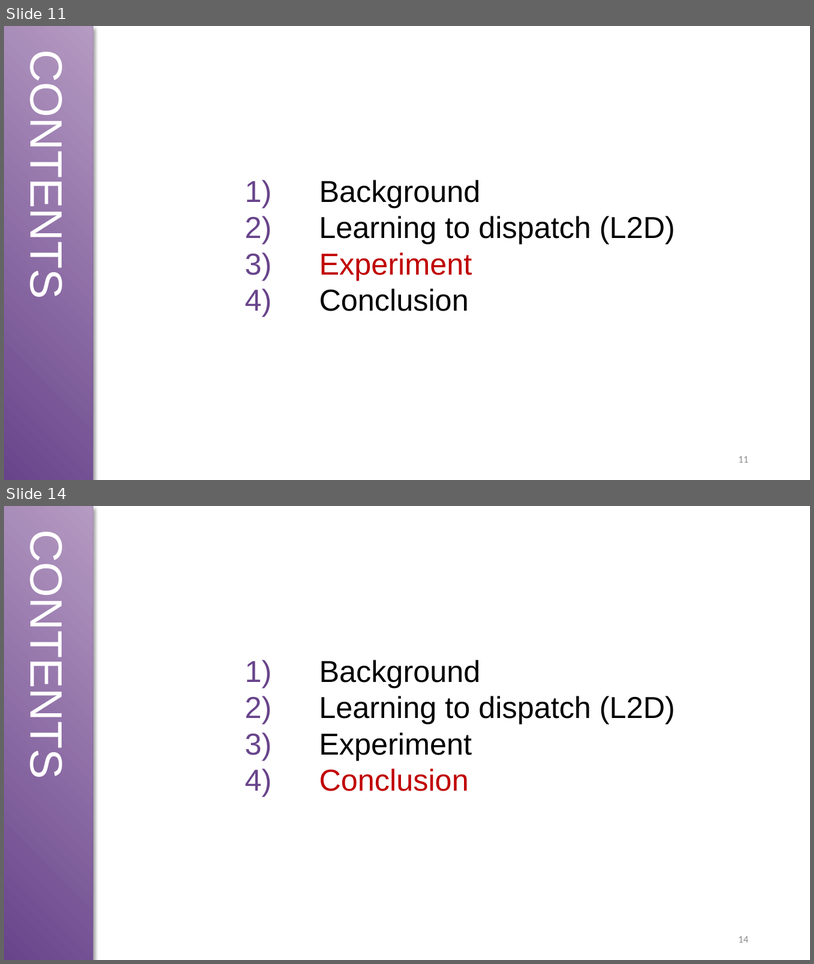
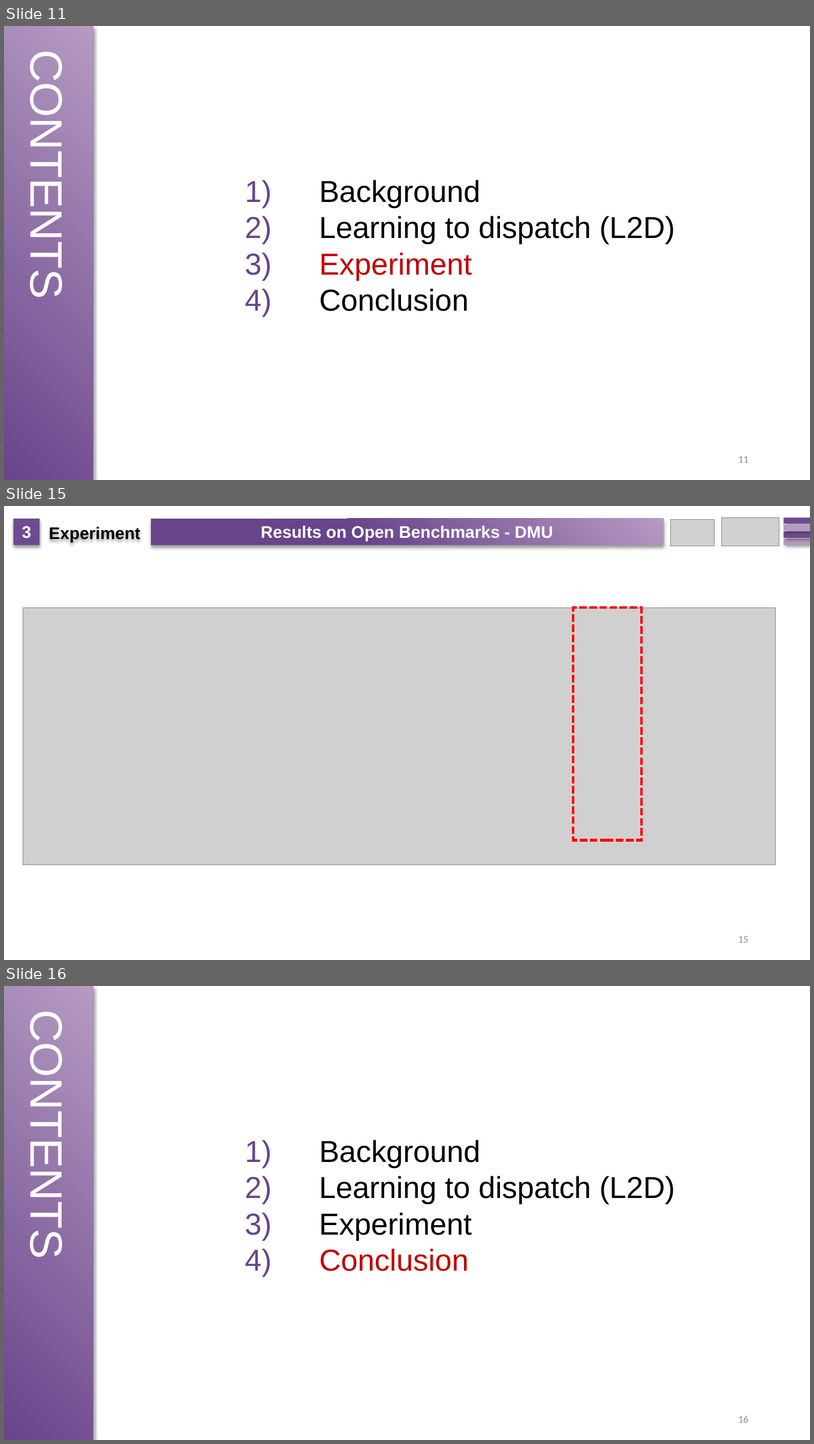
Before and after one commit to zcaicaros/L2D, a slide deck: NeurIPS L2D.pptx. Shown one above the other, each under a label of ours: slides 11 and 14 before the commit, slides 11, 15 and 16 after it; the slides between them are not shown. The pictures are 814x964 and 814x1444 pixels, drawn with LibreOffice and Linux fonts; fonts in the diff are those of the drawing; grey boxes stand for pictures. Boxes give left, top, right and bottom in pixels: in the first picture for what was removed or moved away, otherwise in the second. Text is boxed around its words. In the diff, an @@ line names an element or a change of style, - is before the commit and + after.

```diff
--- a/NeurIPS L2D.pptx
+++ b/NeurIPS L2D.pptx
@@ slide 15 added at [4, 506, 810, 960], background #FFFFFF @@
@@ rectangle added at [14, 519, 39, 546], fill #6E4B90, 20 pt, text #FFFFFF, bold @@
+3
@@ rectangle added at [151, 519, 664, 546], fill gradient #B59AC2 to #68448B, 20 pt, text #FFFFFF, bold @@
+Results on Open Benchmarks - DMU
@@ picture added at [671, 519, 715, 546] @@
@@ picture added at [722, 517, 780, 546] @@
@@ rectangle added at [785, 517, 810, 523], fill #6E4B90 @@
@@ text added at [49, 526, 141, 542], 20 pt, text #000000, bold @@
+Experiment
@@ rectangle added at [785, 538, 810, 545], fill #B59AC2 @@
@@ rectangle added at [785, 531, 810, 538], fill #6E4B90 @@
@@ rectangle added at [785, 525, 810, 531], fill #B59AC2 @@
@@ picture added at [23, 607, 776, 865] @@
@@ rectangle added at [574, 607, 642, 840], outline #FF0000 3 pt dashed @@
@@ page number added at [738, 936, 749, 942], 12 pt, text #8C8C8C @@
+15
@@ what was slide 14 is now slide 16 @@
@@ page number at [738, 1416, 749, 1422]: text changed @@
-14
+16
```
Also in this commit, not shown: 3 slides changed, 1 other slide added.
